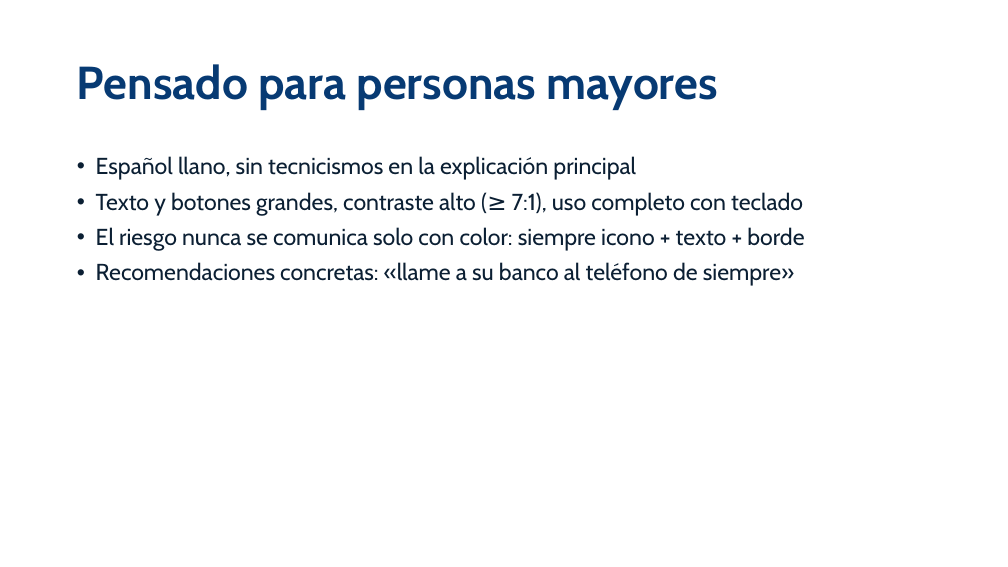
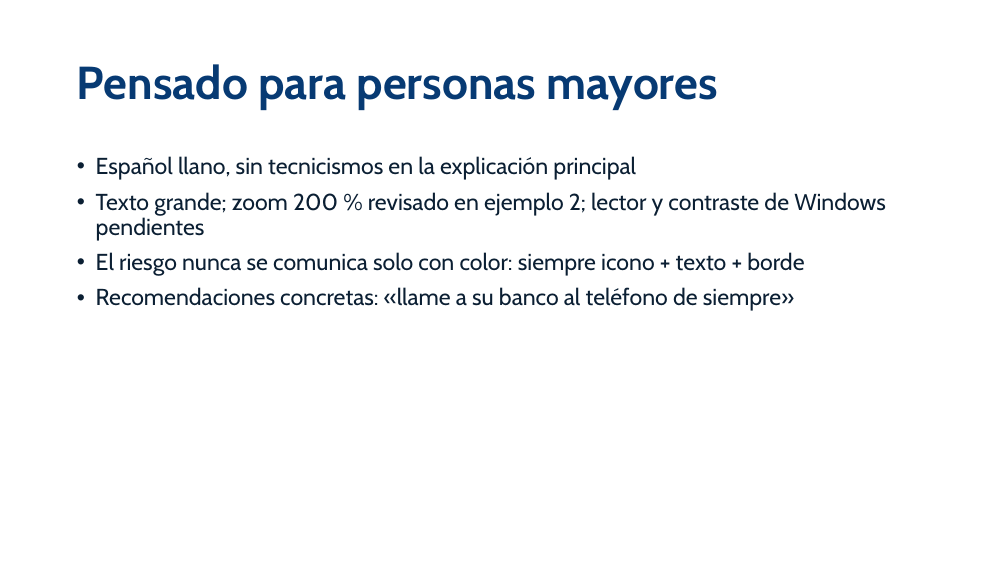
Before and after one commit to diegoalmajano/hackaton-finance-antifraude, a slide deck: slide 7 of docs/entrega/Presentacion_Asistente_Antifraude.pptx. Drawn at 1008x567 pixels with LibreOffice and Linux fonts; fonts in the diff are those of the drawing. Boxes give left, top, right and bottom in pixels: in the first picture for what was removed or moved away, otherwise in the second. Text is boxed around its words. In the diff, an @@ line names an element or a change of style, - is before the commit and + after.

```diff
--- a/docs/entrega/Presentacion_Asistente_Antifraude.pptx
+++ b/docs/entrega/Presentacion_Asistente_Antifraude.pptx
@@ text at (x1=96, y1=192, x2=886, y2=241): text changed @@
-• Texto y botones grandes, contraste alto (≥ 7:1), uso completo con teclado
+• Texto grande; zoom 200 % revisado en ejemplo 2; lector y contraste de Windows pendientes
```
Also in this commit, not shown: 3 other slides changed, 36 other files.
